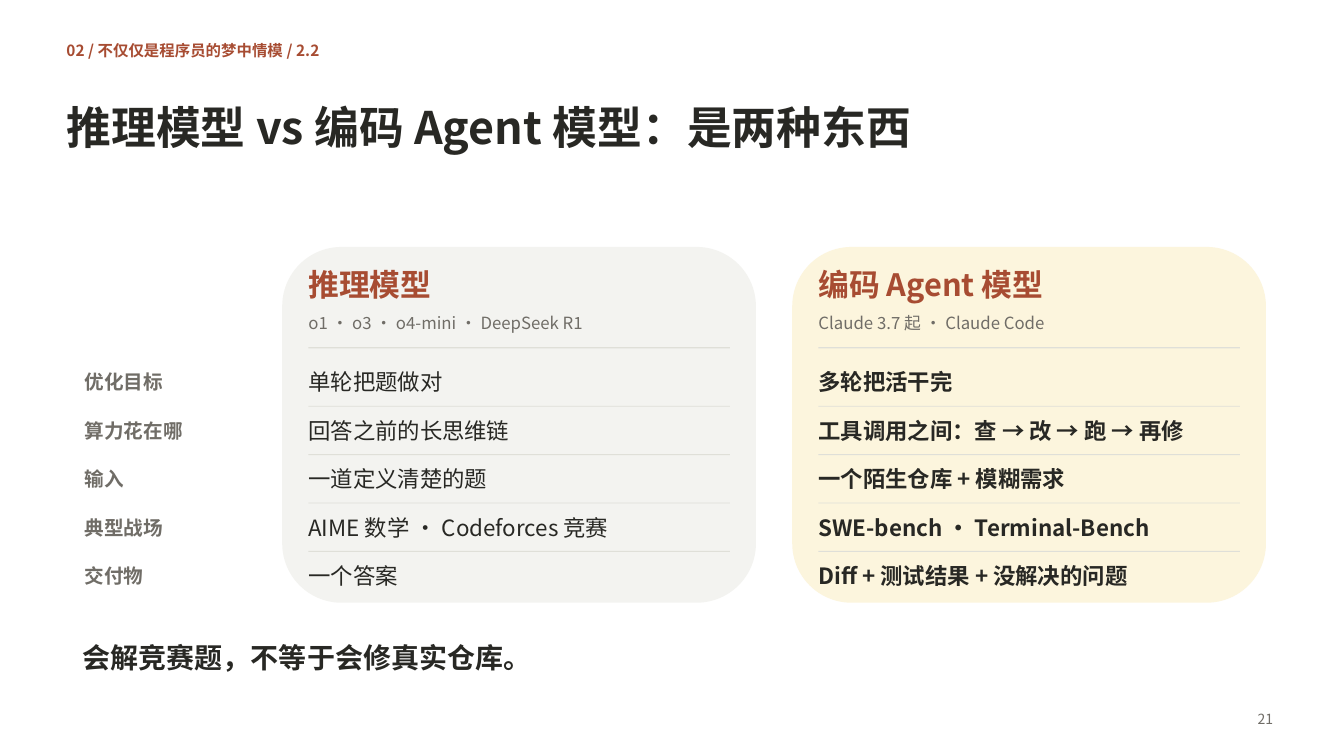
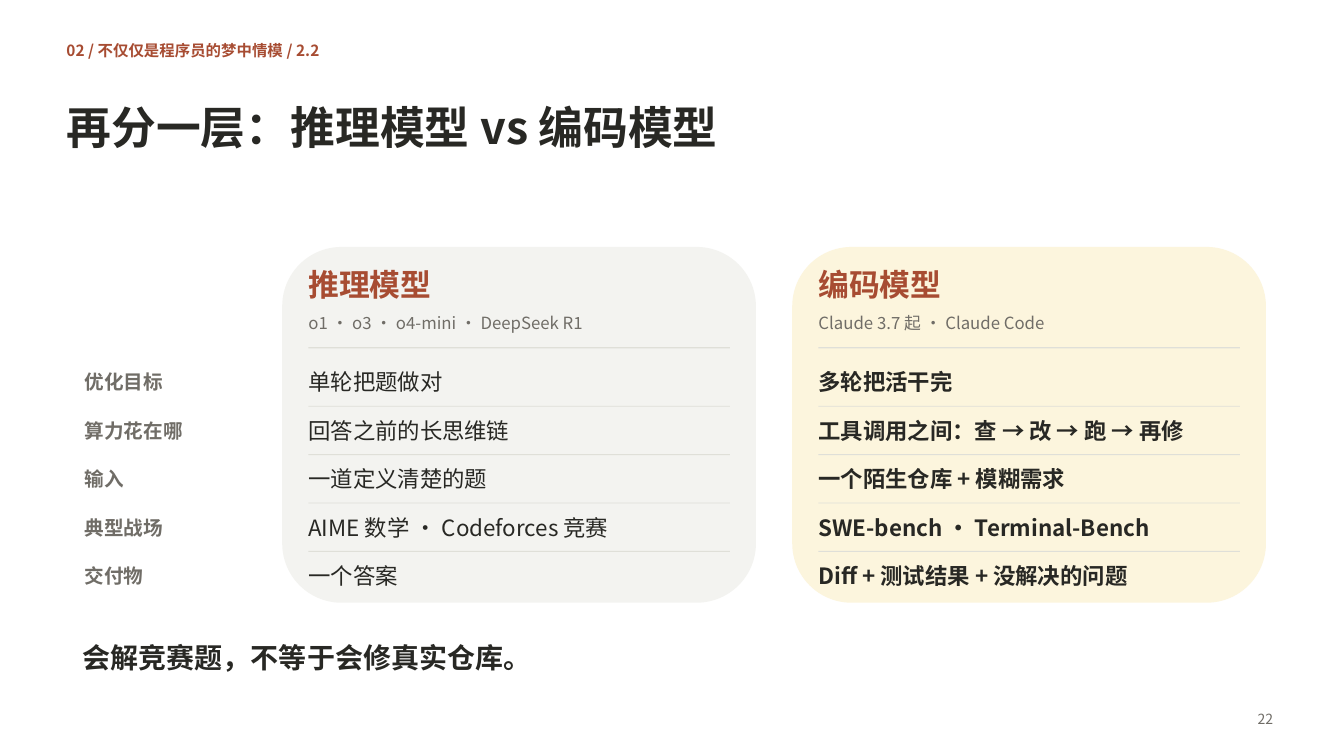
Before and after one commit to chrisptang/anthropic-ipo-story, a slide deck: slide 22 of pptx/anthropic_ipo_story_v5_claude/Anthropic_2万亿IPO的背后_编码模型与AGI_Claude.pptx (slide 21 before the commit). Drawn at 1344x756 pixels with LibreOffice and Linux fonts; fonts in the diff are those of the drawing. Boxes give left, top, right and bottom in pixels: in the first picture for what was removed or moved away, otherwise in the second. Text is boxed around its words. In the diff, an @@ line names an element or a change of style, - is before the commit and + after.

Commit message:
feat(deck): 新增编码模型定义页并同步演示文稿
- 增加聊天模型与编码模型对照，统一编码模型术语

- 同步43页演示文稿、讲稿、页码与来源审计

- 纳入更新后的PPTX及PDF导出文件

```diff
--- a/pptx/anthropic_ipo_story_v5_claude/Anthropic_2万亿IPO的背后_编码模型与AGI_Claude.pptx
+++ b/pptx/anthropic_ipo_story_v5_claude/Anthropic_2万亿IPO的背后_编码模型与AGI_Claude.pptx
@@ text at [66,105,718,149]: text changed @@
-推理模型 vs 编码 Agent 模型：是两种东西
+再分一层：推理模型 vs 编码模型
@@ text at [818,269,941,299]: text changed @@
-编码 Agent 模型
+编码模型
@@ text at [1258,713,1274,724]: text changed @@
-21
+22
```
Also in this commit, not shown: 27 other slides changed, 1 slide added, 7 other files.
